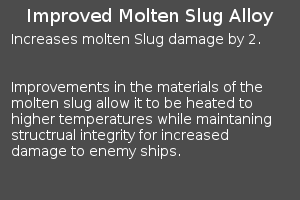
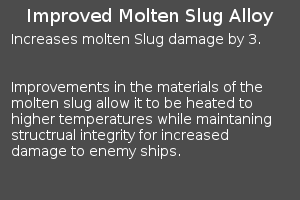
Before/after of a w=300, h=200 layered artwork. What changed in the layer stack:
painted on "Increases molten Slug damage b..." over (x1=249, y1=34, x2=256, y2=44)
